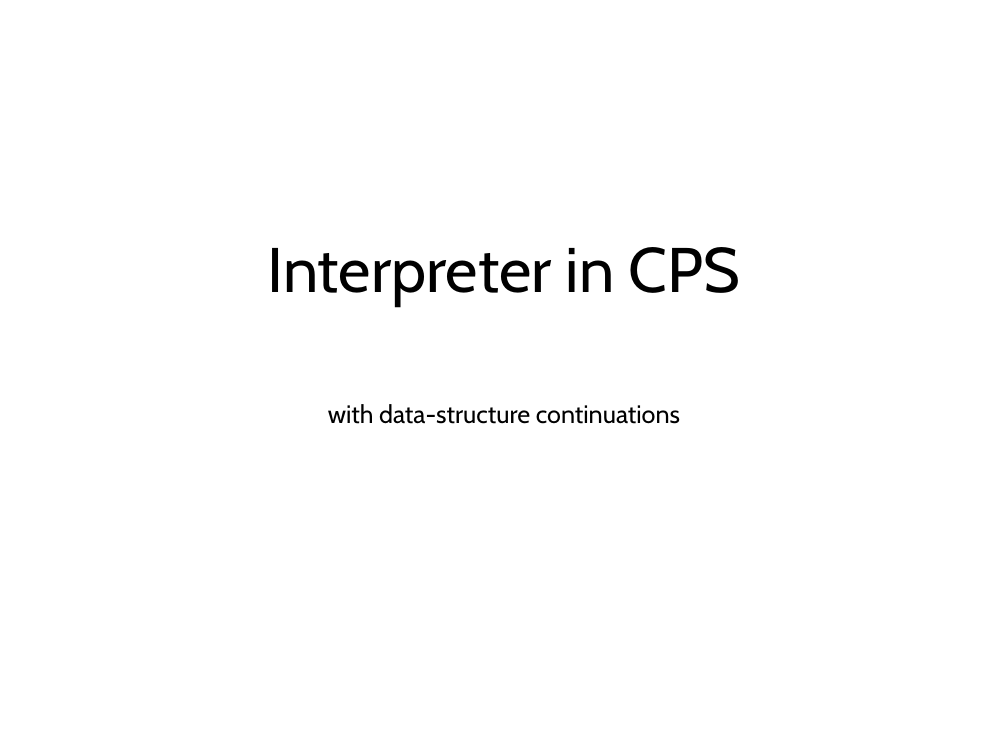
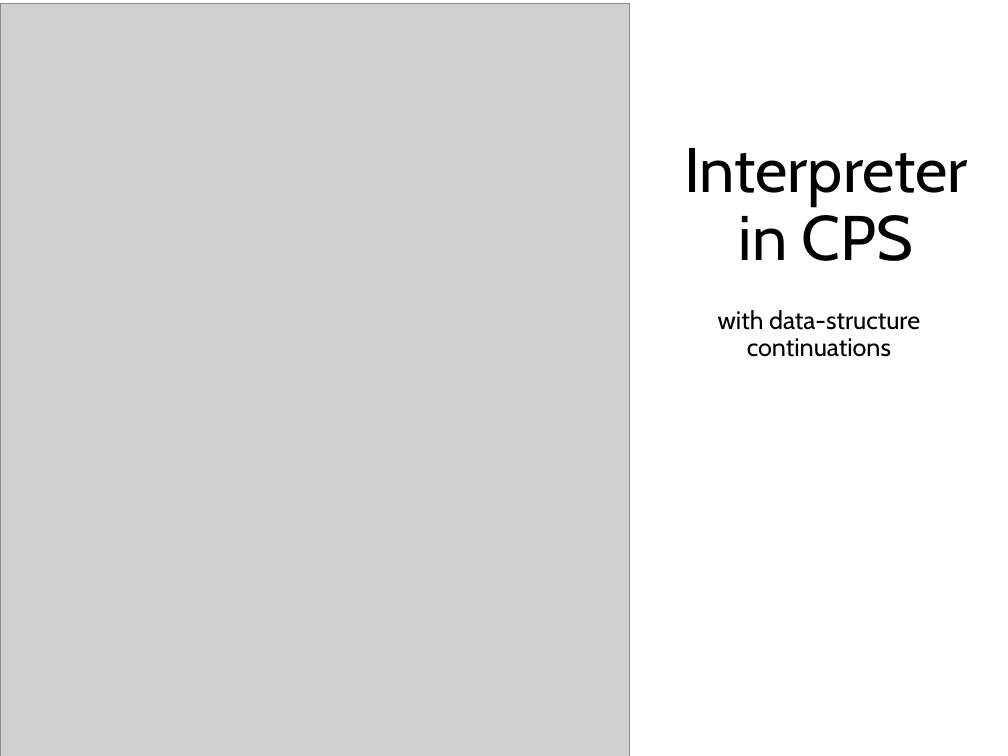
Before and after one commit to RHIT-CSSE/csse304, a slide deck: slide 1 of ClassMaterials/CPSDatatypesInterpreter/CPSInInterperter.pptx. Drawn at 1008x756 pixels with LibreOffice and Linux fonts; fonts in the diff are those of the drawing; grey boxes stand for pictures. Boxes give left, top, right and bottom in pixels: in the first picture for what was removed or moved away, otherwise in the second. Text is boxed around its words. In the diff, an @@ line names an element or a change of style, - is before the commit and + after.

Commit message:
pic

```diff
--- a/ClassMaterials/CPSDatatypesInterpreter/CPSInInterperter.pptx
+++ b/ClassMaterials/CPSDatatypesInterpreter/CPSInInterperter.pptx
@@ picture added at [0,4,630,756] @@
@@ title "Interpreter in CPS" rewrapped from [268,247,741,307] to [684,148,968,261] @@
@@ subtitle "with data-structure continuations" rewrapped from [328,404,680,424] to [718,310,920,357] @@
```
Also in this commit, not shown: 3 other slides changed.
